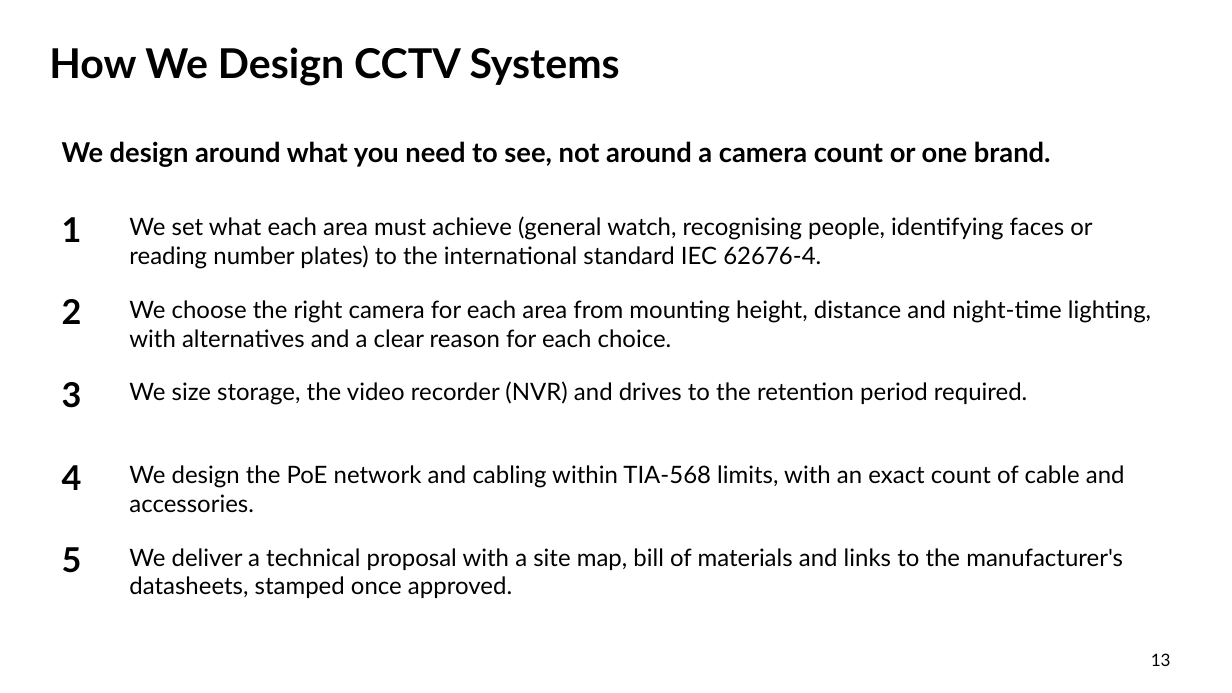
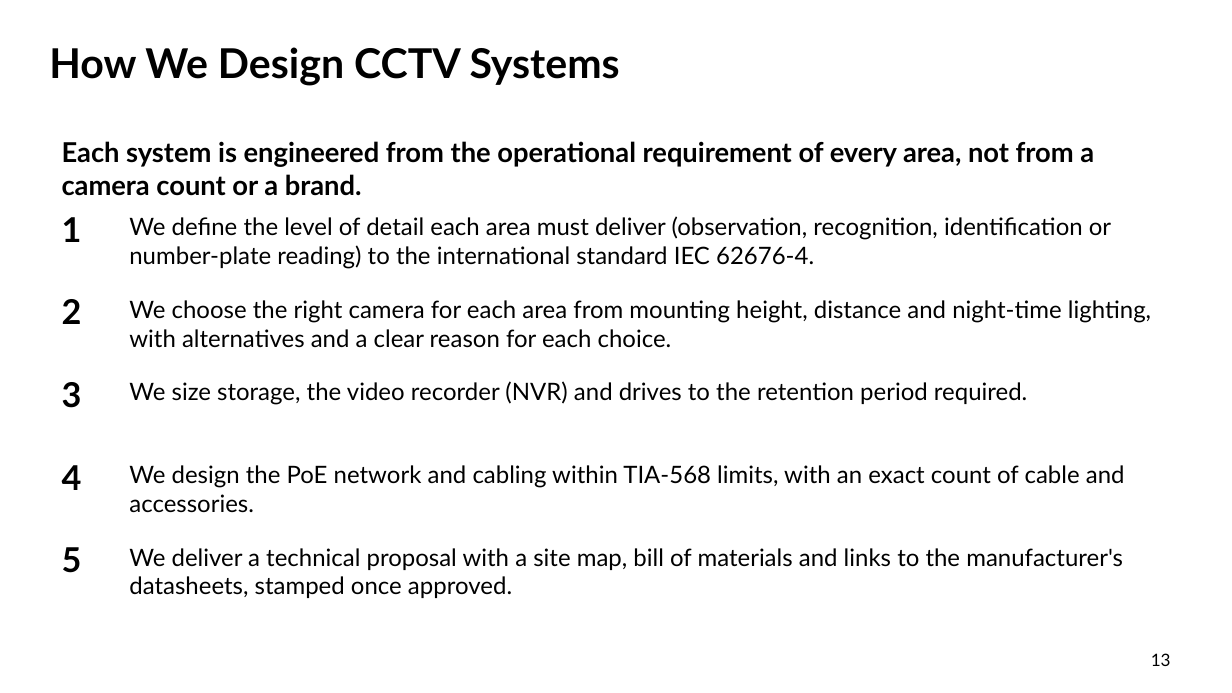
Before and after one commit to urkTish/CCTV, a slide deck: slide 13 of docs/company-profile/ContracTech-Company-Profile-EN.pptx. Drawn at 1232x693 pixels with LibreOffice and Linux fonts; fonts in the diff are those of the drawing; background and template pictures are left out. Boxes give left, top, right and bottom in pixels: in the first picture for what was removed or moved away, otherwise in the second. Text is boxed around its words. In the diff, an @@ line names an element or a change of style, - is before the commit and + after.

```diff
--- a/docs/company-profile/ContracTech-Company-Profile-EN.pptx
+++ b/docs/company-profile/ContracTech-Company-Profile-EN.pptx
@@ text at <box>62,141,1094,196</box>: text changed @@
-We design around what you need to see, not around a camera count or one brand.
+Each system is engineered from the operational requirement of every area, not from a camera count or a brand.
@@ text at <box>129,216,1111,269</box>: text changed @@
-We set what each area must achieve (general watch, recognising people, identifying faces or reading number plates) to the international standard IEC 62676-4.
+We define the level of detail each area must deliver (observation, recognition, identification or number-plate reading) to the international standard IEC 62676-4.
```
Also in this commit, not shown: 3 other slides changed, 20 other files.
